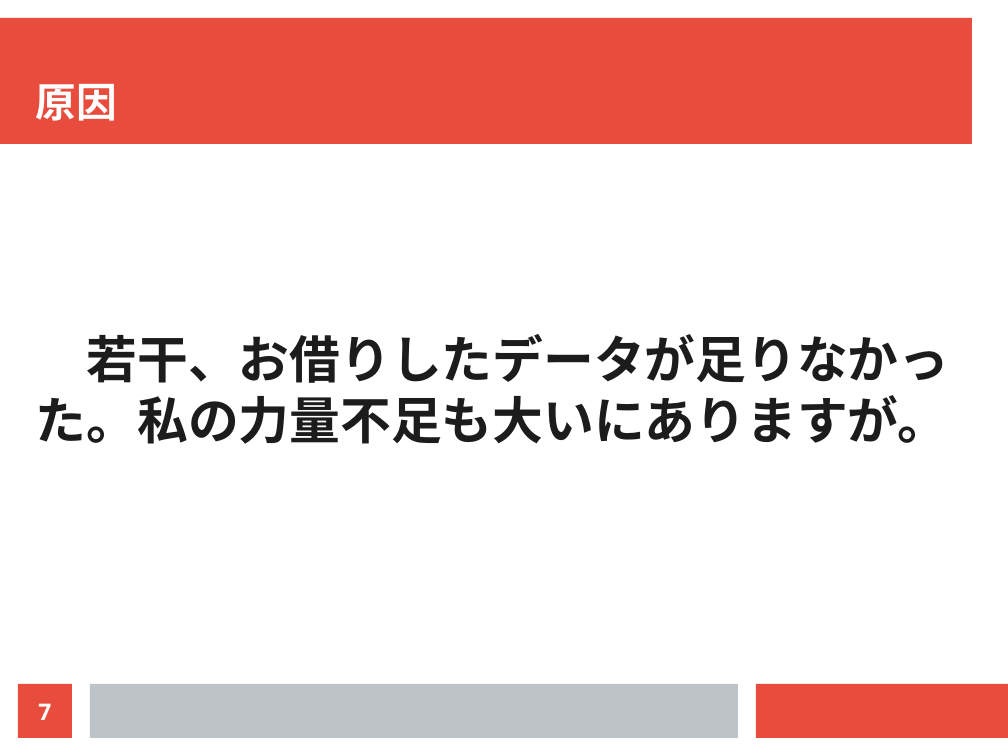
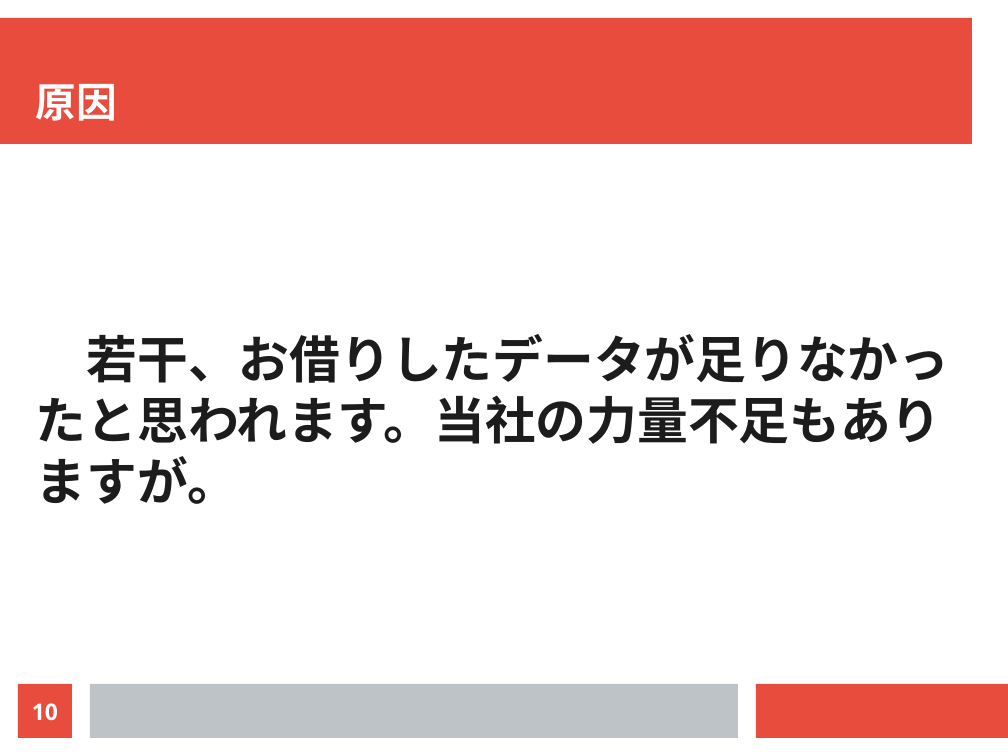
Before and after one commit to ducksfrogs/AIQuest, a slide deck: slide 10 of pbl01_2/docs/presen2.odp (slide 7 before the commit). Drawn at 1008x756 pixels with LibreOffice and Linux fonts; fonts in the diff are those of the drawing. Boxes give left, top, right and bottom in pixels: in the first picture for what was removed or moved away, otherwise in the second. Text is boxed around its words. In the diff, an @@ line names an element or a change of style, - is before the commit and + after.

```diff
--- a/pbl01_2/docs/presen2.odp
+++ b/pbl01_2/docs/presen2.odp
@@ text at [36,334,950,504]: text changed @@
-若干、お借りしたデータが足りなかった。私の力量不足も大いにありますが。
+若干、お借りしたデータが足りなかったと思われます。当社の力量不足もありますが。
@@ page number at [32,703,58,720]: text changed @@
-7
+10
```
Also in this commit, not shown: 1 other slide changed, 4 slides added, 1 slide removed, 3 other files.
